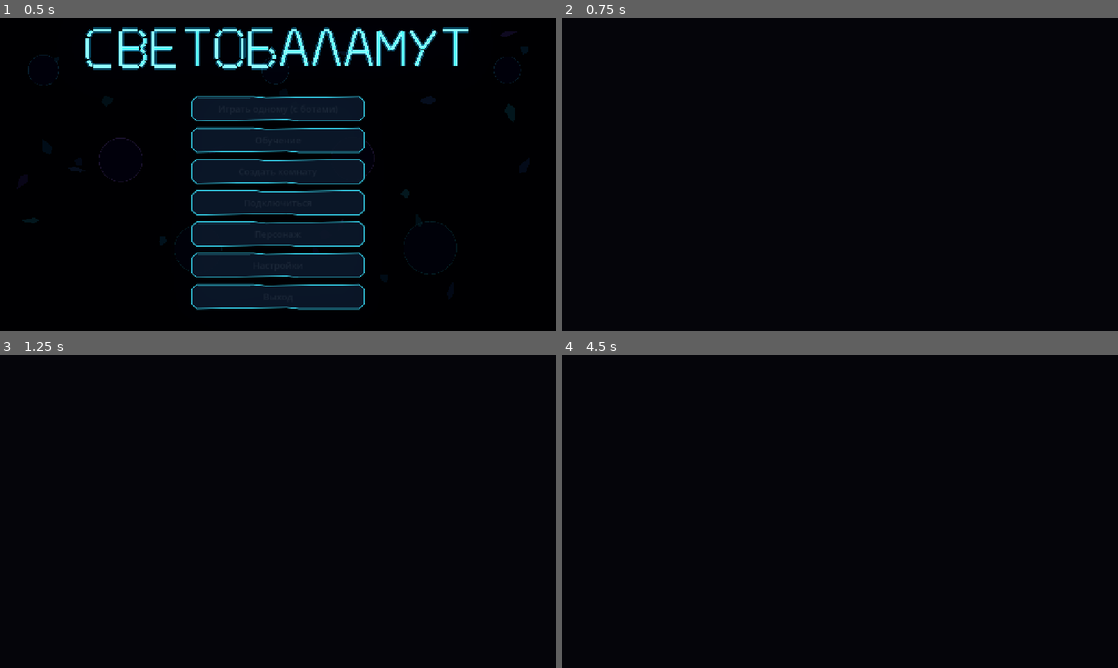
Above: before the commit, frames 1-4 (two rows, left to right).
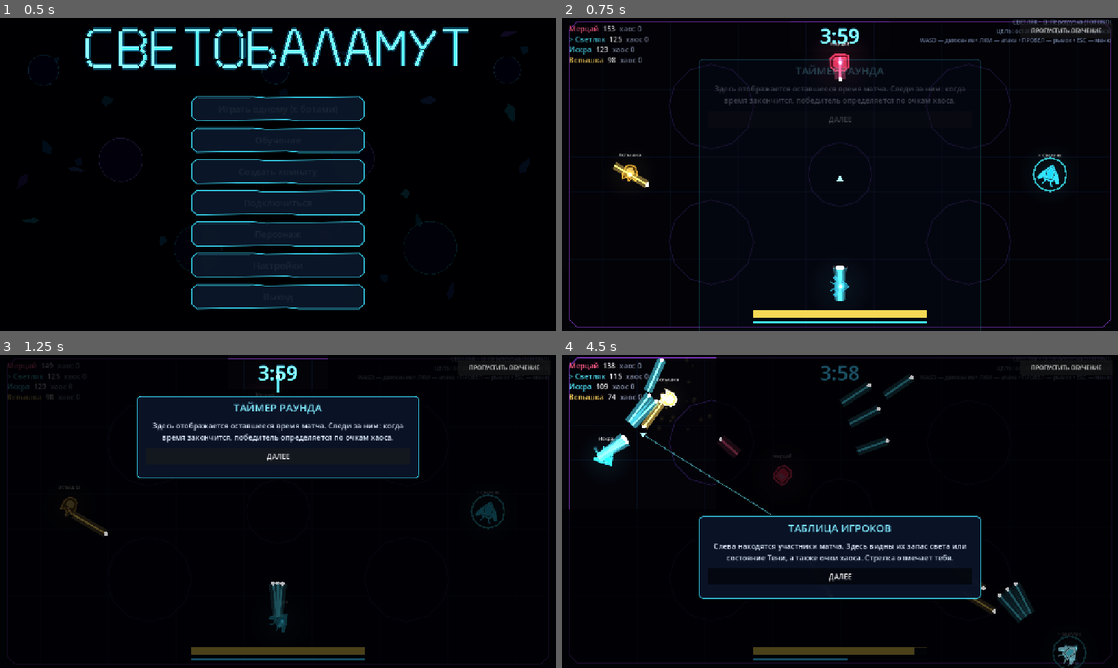
Above: after the commit, the same moments.

Repository: DvoreZZKy/svetobalamut
Game: Godot game, scene res://scenes/menu.tscn
Same seed, same stepped clock (60 frames per second), same inputs: the game is played once before the commit and once after it.
Inputs (mouse positions are in pixels of both pictures, inside the frame that each line leads up to):
- Up to frame 1 (0.5 s): no input
- Up to frame 2 (0.75 s): click "Играть одному (с ботами)" at 0.5 s
- Up to frame 3 (1.25 s): no input
- Up to frame 4 (4.5 s): tap Enter (restart) at 1.25 s; move the mouse to (962, 495) at 1.27 s; hold D (right) 1.28-2 s; tap Q (ability) at 1.35 s; click (962, 495) at 1.42 s; click (840, 455) at 2 s, where only the run after the commit has a clickable "ДАЛЕЕ"; move the mouse to (728, 527) at 2.77 s; hold S (down) 2.78-3.53 s; tap Space (dash) at 2.85 s; move the mouse to (895, 442) at 3.52 s; press the mouse at (895, 442) at 3.53 s; hold D (right) 3.53-4.28 s; move the mouse to (812, 574) at 4.27 s; release the mouse at (812, 574) at 4.28 s; hold W (up) from 4.28 s (still down); tap E (possess) at 4.35 s; click (812, 574) at 4.42 s

Frame 1 is identical in both runs. In frame 2, 6.0% of the frame differs, in the area x 1-99%, y 0-100%; in frame 3, 14%; in frame 4, 16%.
Error before the commit: Parse Error: Identifier "FacetButton" not declared in the current scope. (res://scripts/arena.gd:433)

Commit message:
Load pause button theme and guard tutorial controller loading

Diff:
--- a/scripts/arena.gd
+++ b/scripts/arena.gd
@@ -38,6 +38,7 @@
 var trail_shader: Shader
 var fx_mat: ShaderMaterial
 const VectorActor = preload("res://scripts/vector_actor.gd")
+const FacetButton = preload("res://scripts/facet_button.gd")
 var invert_cur := 0.0
 var blind_cur := 0.0
 
@@ -94,9 +95,13 @@
 		Net.peer_left.connect(_on_peer_left)
 		view = sim.snapshot()
 	if G.tutorial_active:
-		var tutorial_controller := Node.new()
-		tutorial_controller.set_script(load("res://scripts/arena_tutorial.gd"))
-		add_child(tutorial_controller)
+		var tutorial_script: Script = load("res://scripts/arena_tutorial.gd")
+		if tutorial_script == null:
+			push_error("Не удалось загрузить scripts/arena_tutorial.gd")
+		else:
+			var tutorial_controller := Node.new()
+			tutorial_controller.set_script(tutorial_script)
+			add_child(tutorial_controller)
 	Sfx.play_music()
 
 
